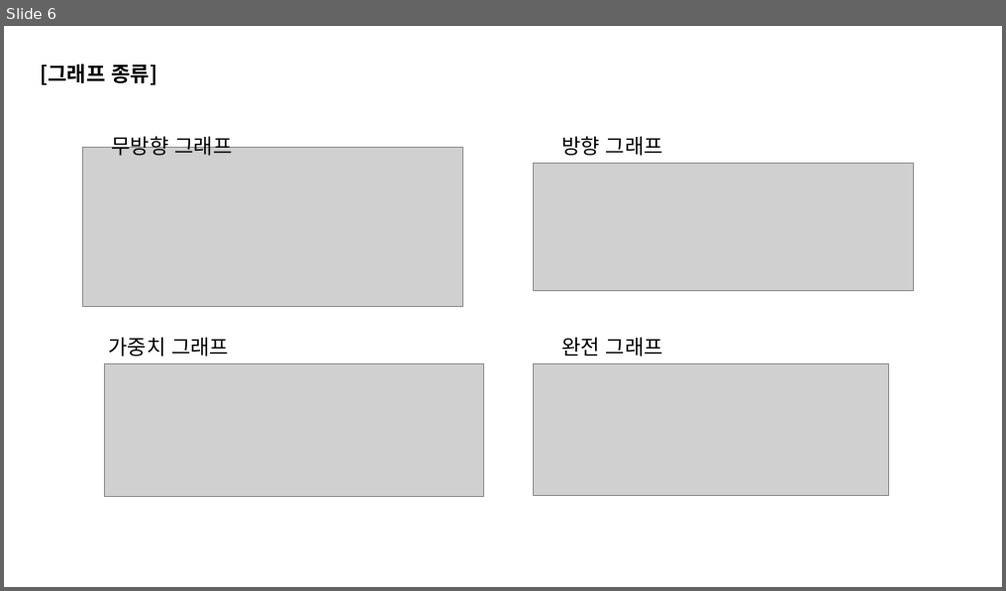
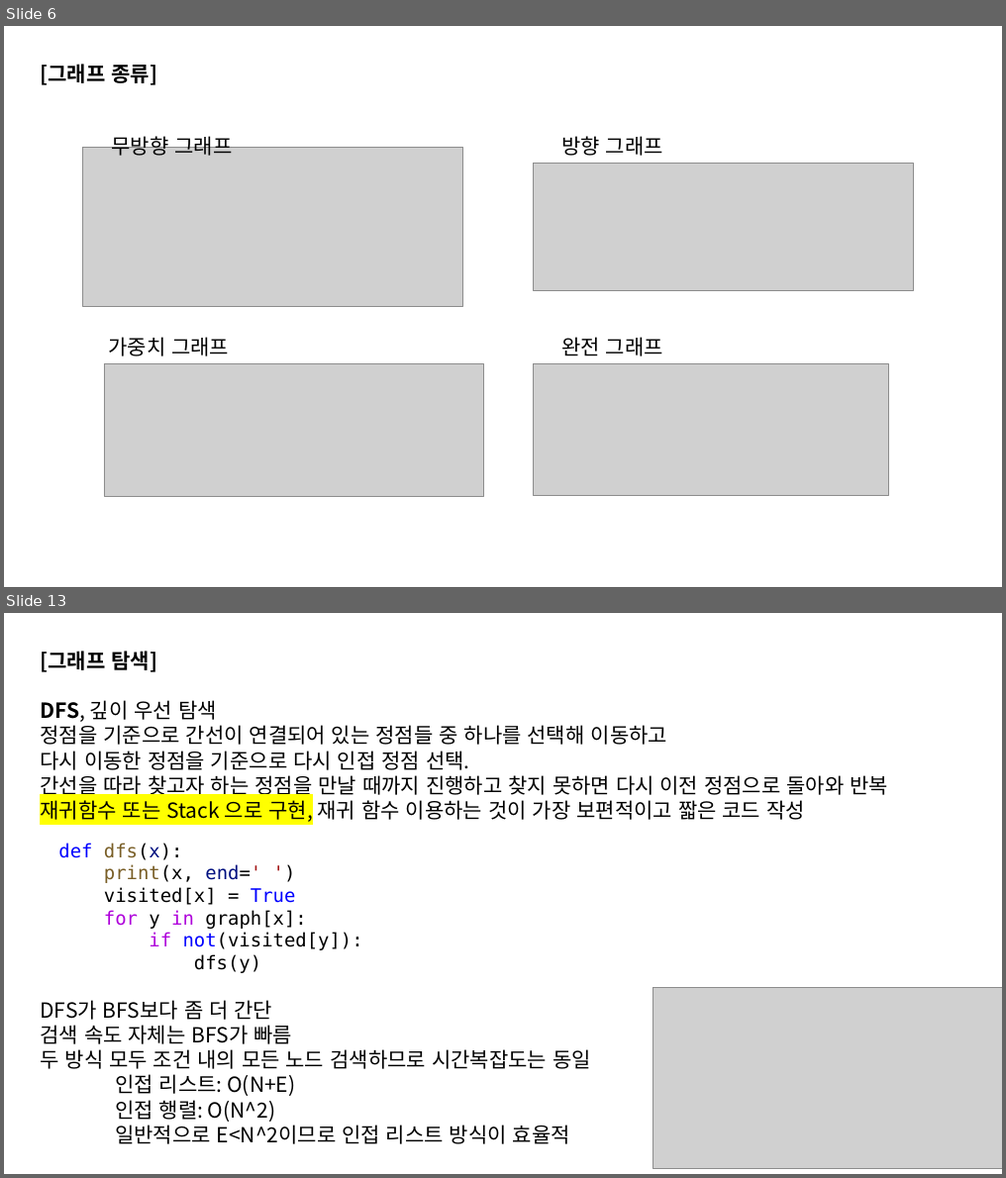
Before and after one commit to 2018007956/Coding-Test-Study, a slide deck: week5/graph&DFS,BFS.pptx. Shown one above the other, each under a label of ours: slide 6 before the commit, slides 6 and 13 after it; the slides between them are not shown. The pictures are 1006x591 and 1006x1178 pixels, drawn with LibreOffice and Linux fonts; fonts in the diff are those of the drawing; grey boxes stand for pictures. Boxes give left, top, right and bottom in pixels: in the first picture for what was removed or moved away, otherwise in the second. Text is boxed around its words. In the diff, an @@ line names an element or a change of style, - is before the commit and + after.

```diff
--- a/week5/graph&DFS,BFS.pptx
+++ b/week5/graph&DFS,BFS.pptx
@@ slide 13 added at (4, 613, 1002, 1174), background #FFFFFF @@
@@ text added at (40, 651, 889, 1145), 20 pt, text #000000 @@
+[그래프 탐색]
+DFS, 깊이 우선 탐색
+정점을 기준으로 간선이 연결되어 있는 정점들 중 하나를 선택해 이동하고
+다시 이동한 정점을 기준으로 다시 인접 정점 선택.
+간선을 따라 찾고자 하는 정점을 만날 때까지 진행하고 찾지 못하면 다시 이전 정점으로 돌아와 반복
+재귀함수 또는 Stack 으로 구현, 재귀 함수 이용하는 것이 가장 보편적이고 짧은 코드 작성
+DFS가 BFS보다 좀 더 간단
+검색 속도 자체는 BFS가 빠름
+두 방식 모두 조건 내의 모든 노드 검색하므로 시간복잡도는 동일
+인접 리스트: O(N+E)
+인접 행렬: O(N^2)
+일반적으로 E<N^2이므로 인접 리스트 방식이 효율적
@@ text added at (58, 843, 363, 973), 18 pt, text #000000 @@
+def dfs(x):
+print(x, end=' ')
+visited[x] = True
+for y in graph[x]:
+if not(visited[y]):
+dfs(y)
@@ picture added at (653, 987, 1002, 1169) @@
```
Also in this commit, not shown: 4 slides changed, 5 other slides added, 5 other files.
